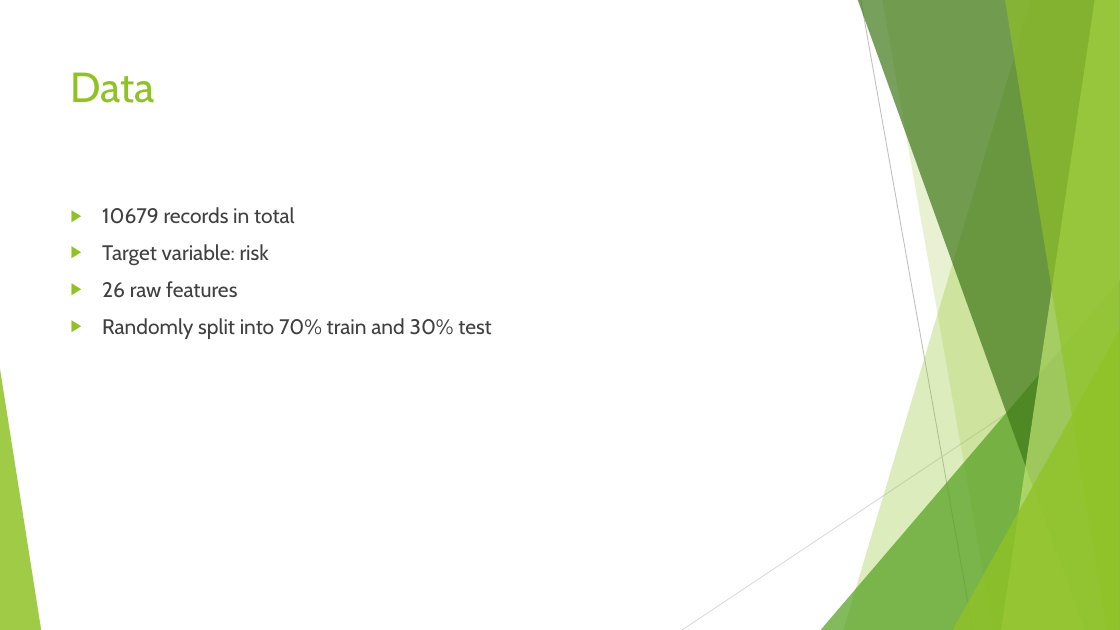
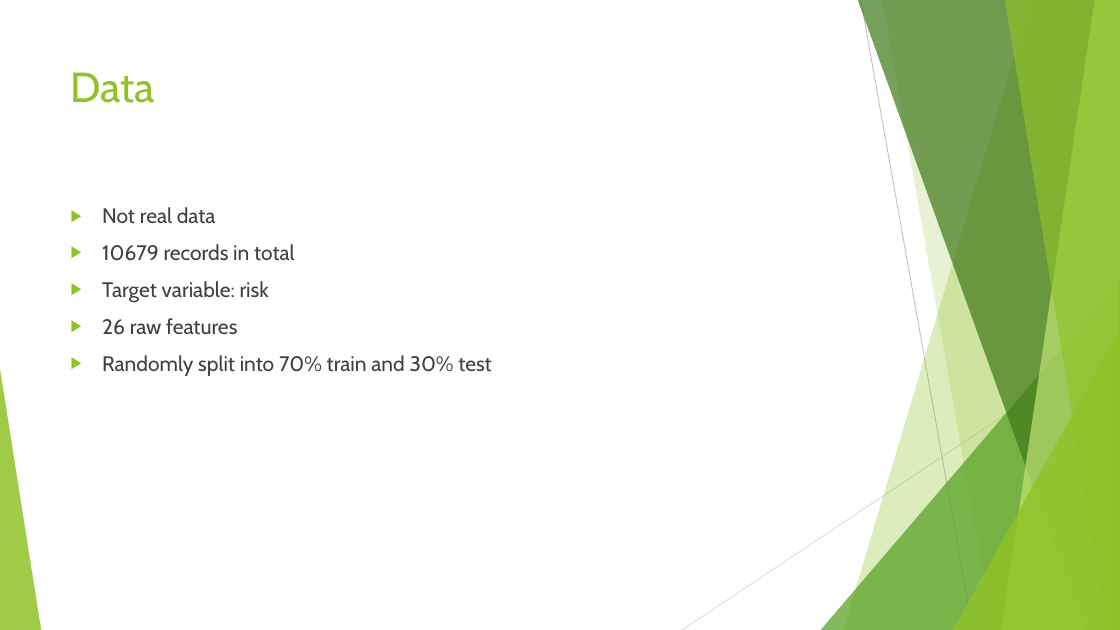
Before and after one commit to anhualin/MyLearning, a slide deck: slide 3 of FDA2018/FDA_Presentation2.pptx. Drawn at 1120x630 pixels with LibreOffice and Linux fonts; fonts in the diff are those of the drawing. Boxes give left, top, right and bottom in pixels: in the first picture for what was removed or moved away, otherwise in the second. Text is boxed around its words. In the diff, an @@ line names an element or a change of style, - is before the commit and + after.

```diff
--- a/FDA2018/FDA_Presentation2.pptx
+++ b/FDA2018/FDA_Presentation2.pptx
@@ text at [102,207,216,223]: paragraph added @@
+▶ Not real data
```
Also in this commit, not shown: 2 other slides changed, 6 other files.
